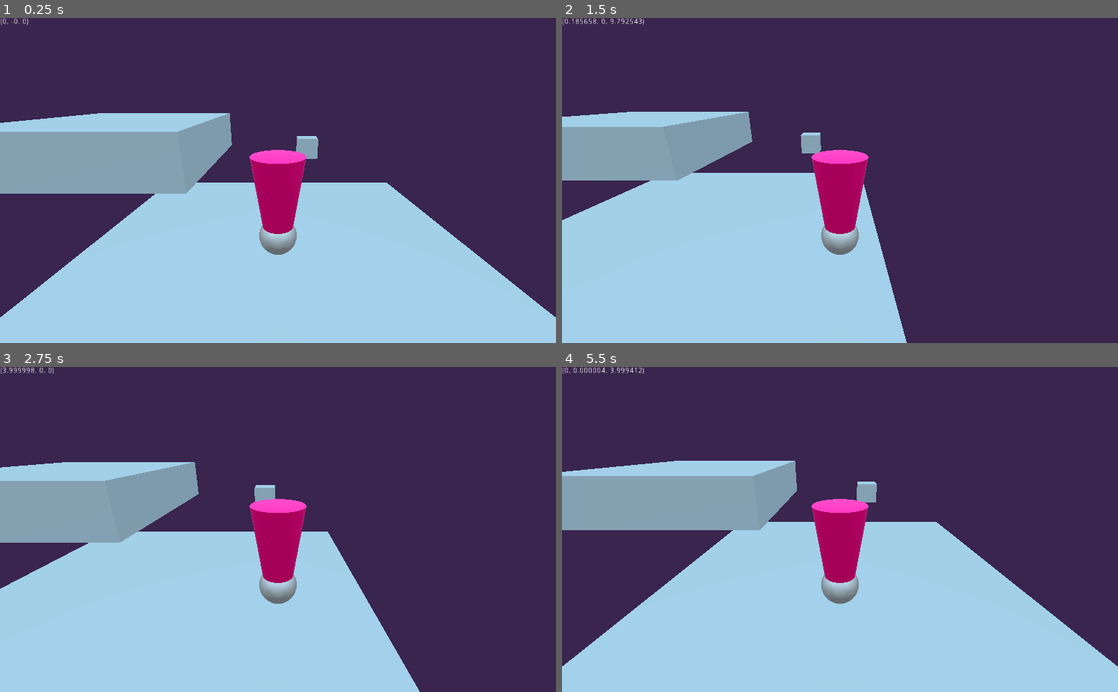
Above: before the commit, frames 1-4 (two rows, left to right).
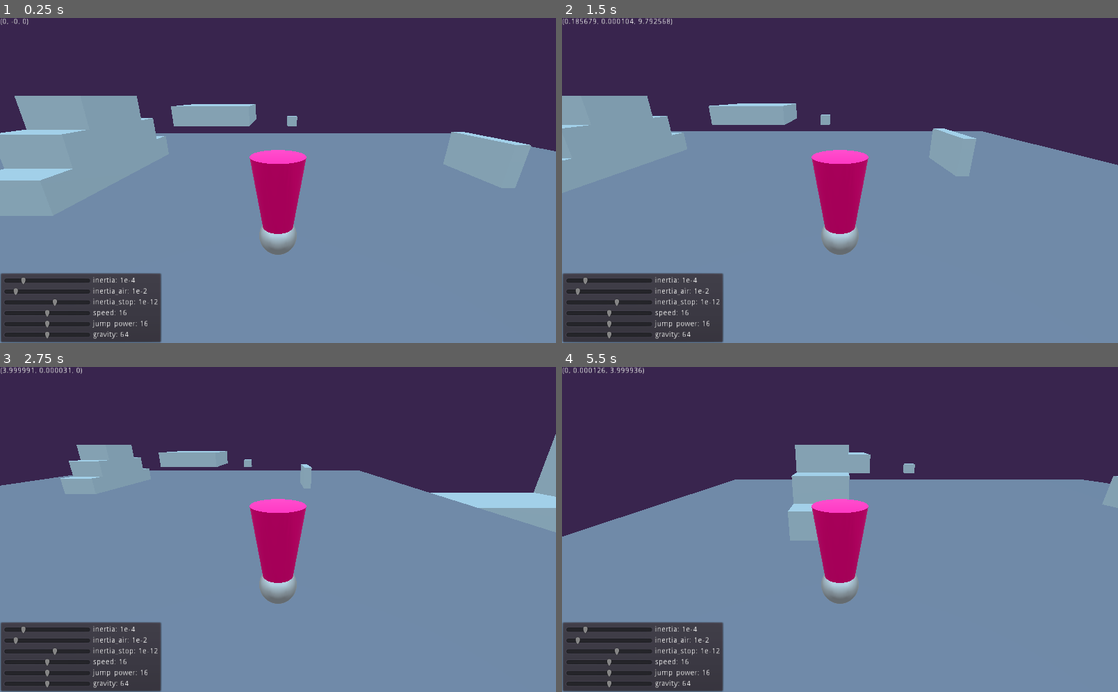
Above: after the commit, the same moments.

Repository: Sobsz/jumpy-game
Game: Godot game, scene res://TestLevel.tscn
Same seed, same stepped clock (60 frames per second), same inputs: the game is played once before the commit and once after it.
Inputs:
- Up to frame 1 (0.25 s): no input
- Up to frame 2 (1.5 s): tap Enter at 0.5 s; hold D (move_right) 0.53-1.28 s; hold Shift (move_slow) 0.53-1.28 s; tap Space (move_jump) at 0.77 s; hold S (move_backward) from 1.28 s (still down); tap Shift (move_slow) at 1.35 s
- Up to frame 3 (2.75 s): tap Space (move_jump) at 1.52 s; release S (move_backward) at 2.03 s; hold D (move_right) from 2.03 s (still down); hold Shift (move_slow) from 2.03 s (still down)
- Up to frame 4 (5.5 s): release D (move_right) at 2.78 s; release Shift (move_slow) at 2.78 s; hold W (move_forward) 2.78-3.53 s; tap Shift (move_slow) at 2.85, 4.35 s; tap Space (move_jump) at 3.02, 3.77, 4.52 s; hold Shift (move_slow) 3.53-4.28 s; hold A (move_left) 3.53-5.03 s; hold S (move_backward) from 5.03 s (still down); hold Shift (move_slow) from 5.03 s (still down)

The runs differ from the first frame. In frame 1, 59% of the frame differs, in the area x 0-100%, y 23-100%; in frame 2, 60%; in frame 3, 60%; in frame 4, 62%, in the area x 0-100%, y 0-100%.

Commit message:
set up momentum value test environment

Diff:
--- /dev/null
+++ b/MovementSettings.gd
@@ -0,0 +1,10 @@
+extends PanelContainer
+
+func _process(delta):
+	for i in self.get_child(0).get_children():
+		if i.name.begins_with("inertia"):
+			i.get_node("Label").text = i.name + ": 1e-" + str(i.get_node("Slider").value)
+			$"%Player".set(i.name, pow(10, -i.get_node("Slider").value))
+		else:
+			i.get_node("Label").text = i.name + ": " + str(i.get_node("Slider").value)
+			$"%Player".set(i.name, i.get_node("Slider").value)
--- a/TestLevel.tscn
+++ b/TestLevel.tscn
@@ -1,9 +1,10 @@
-[gd_scene load_steps=12 format=2]
+[gd_scene load_steps=14 format=2]
 
 [ext_resource path="res://Player.gd" type="Script" id=1]
 [ext_resource path="res://platform_box_collision.tres" type="Shape" id=2]
 [ext_resource path="res://platform_box_mesh.tres" type="CubeMesh" id=3]
 [ext_resource path="res://VelocityDisplay.gd" type="Script" id=4]
+[ext_resource path="res://MovementSettings.gd" type="Script" id=5]
 
 [sub_resource type="CylinderShape" id=1]
 radius = 0.25
@@ -38,6 +39,9 @@
 radius = 0.375
 height = 0.75
 
+[sub_resource type="SpatialMaterial" id=14]
+albedo_color = Color( 0.682353, 0.658824, 0.717647, 1 )
+
 [sub_resource type="ProceduralSky" id=13]
 
 [sub_resource type="Environment" id=12]
@@ -72,7 +76,7 @@
 [node name="Level" type="Spatial" parent="."]
 
 [node name="StaticBody" type="StaticBody" parent="Level"]
-transform = Transform( 4, 0, 0, 0, 1, 0, 0, 0, 4, 0, 0, 0 )
+transform = Transform( 16, 0, 0, 0, 1, 0, 0, 0, 16, 0, 0, 0 )
 
 [node name="CollisionShape" type="CollisionShape" parent="Level/StaticBody"]
 transform = Transform( 1, 0, 0, 0, 1, 0, 0, 0, 1, 0, -1, 0 )
@@ -81,9 +85,10 @@
 [node name="MeshInstance" type="MeshInstance" parent="Level/StaticBody/CollisionShape"]
 mesh = ExtResource( 3 )
 skeleton = NodePath("../..")
+material/0 = SubResource( 14 )
 
 [node name="StaticBody2" type="StaticBody" parent="Level"]
-transform = Transform( 4, 0, 0, 0, 1, 0, 0, 0, 4, -7, 1, -7 )
+transform = Transform( 4, 0, 0, 0, 1, 0, 0, 0, 4, -7, 1, -25 )
 
 [node name="CollisionShape" type="CollisionShape" parent="Level/StaticBody2"]
 shape = ExtResource( 2 )
@@ -93,12 +98,82 @@
 skeleton = NodePath("../../../StaticBody2")
 
 [node name="StaticBody3" type="StaticBody" parent="Level"]
-transform = Transform( 0.5, 0, 0, 0, 0.5, 0, 0, 0, 0.5, 1.5, 0.5, -8 )
+transform = Transform( 0.5, 0, 0, 0, 0.5, 0, 0, 0, 0.5, 1.5, 0.5, -21.5 )
 
 [node name="CollisionShape" type="CollisionShape" parent="Level/StaticBody3"]
 shape = ExtResource( 2 )
 
 [node name="MeshInstance" type="MeshInstance" parent="Level/StaticBody3/CollisionShape"]
+mesh = ExtResource( 3 )
+skeleton = NodePath("../../../StaticBody2")
+
+[node name="StaticBody4" type="StaticBody" parent="Level"]
+transform = Transform( 1, 0, 0, 0, 0.5, 0, 0, 0, 3.5, -7, 0.5, -5 )
+
+[node name="CollisionShape" type="CollisionShape" parent="Level/StaticBody4"]
+shape = ExtResource( 2 )
+
+[node name="MeshInstance" type="MeshInstance" parent="Level/StaticBody4/CollisionShape"]
+mesh = ExtResource( 3 )
+skeleton = NodePath("../../../StaticBody2")
+
+[node name="StaticBody5" type="StaticBody" parent="Level"]
+transform = Transform( 1, 0, 0, 0, 0.5, 0, 0, 0, 2.5, -7, 1.5, -5 )
+
+[node name="CollisionShape" type="CollisionShape" parent="Level/StaticBody5"]
+shape = ExtResource( 2 )
+
+[node name="MeshInstance" type="MeshInstance" parent="Level/StaticBody5/CollisionShape"]
+mesh = ExtResource( 3 )
+skeleton = NodePath("../../../StaticBody2")
+
+[node name="StaticBody6" type="StaticBody" parent="Level"]
+transform = Transform( 1, 0, 0, 0, 0.5, 0, 0, 0, 1.5, -7, 2.5, -5 )
+
+[node name="CollisionShape" type="CollisionShape" parent="Level/StaticBody6"]
+shape = ExtResource( 2 )
+
+[node name="MeshInstance" type="MeshInstance" parent="Level/StaticBody6/CollisionShape"]
+mesh = ExtResource( 3 )
+skeleton = NodePath("../../../StaticBody2")
+
+[node name="StaticBody7" type="StaticBody" parent="Level"]
+transform = Transform( 10, 0, 0, 0, 1, 0, 0, 0, 2, 26, -1, 0 )
+
+[node name="CollisionShape" type="CollisionShape" parent="Level/StaticBody7"]
+shape = ExtResource( 2 )
+
+[node name="MeshInstance" type="MeshInstance" parent="Level/StaticBody7/CollisionShape"]
+mesh = ExtResource( 3 )
+skeleton = NodePath("../../../StaticBody2")
+
+[node name="StaticBody8" type="StaticBody" parent="Level"]
+transform = Transform( 0.5, 0, 0, 0, 3, 0, 0, 0, 2, 23.5, 3, 0 )
+
+[node name="CollisionShape" type="CollisionShape" parent="Level/StaticBody8"]
+shape = ExtResource( 2 )
+
+[node name="MeshInstance" type="MeshInstance" parent="Level/StaticBody8/CollisionShape"]
+mesh = ExtResource( 3 )
+skeleton = NodePath("../../../StaticBody2")
+
+[node name="StaticBody9" type="StaticBody" parent="Level"]
+transform = Transform( 0.5, 0, 0, 0, 3, 0, 0, 0, 2, 31.5, 3, 0 )
+
+[node name="CollisionShape" type="CollisionShape" parent="Level/StaticBody9"]
+shape = ExtResource( 2 )
+
+[node name="MeshInstance" type="MeshInstance" parent="Level/StaticBody9/CollisionShape"]
+mesh = ExtResource( 3 )
+skeleton = NodePath("../../../StaticBody2")
+
+[node name="StaticBody10" type="StaticBody" parent="Level"]
+transform = Transform( 0.25, 0, 0, 0, 0.75, 0, 0, 0, 1.5, 8, 0.75, -5 )
+
+[node name="CollisionShape" type="CollisionShape" parent="Level/StaticBody10"]
+shape = ExtResource( 2 )
+
+[node name="MeshInstance" type="MeshInstance" parent="Level/StaticBody10/CollisionShape"]
 mesh = ExtResource( 3 )
 skeleton = NodePath("../../../StaticBody2")
 
@@ -106,10 +181,131 @@
 environment = SubResource( 12 )
 
 [node name="Debug" type="Control" parent="."]
-margin_right = 40.0
-margin_bottom = 40.0
+anchor_right = 1.0
+anchor_bottom = 1.0
 
 [node name="VelocityDisplay" type="Label" parent="Debug"]
-margin_right = 40.0
 margin_bottom = 14.0
 script = ExtResource( 4 )
+
+[node name="MovementSettings" type="PanelContainer" parent="Debug"]
+anchor_top = 1.0
+anchor_bottom = 1.0
+grow_vertical = 0
+script = ExtResource( 5 )
+
+[node name="VBoxContainer" type="VBoxContainer" parent="Debug/MovementSettings"]
+margin_left = 7.0
+margin_top = 7.0
+margin_right = 171.0
+margin_bottom = 123.0
+
+[node name="inertia" type="HBoxContainer" parent="Debug/MovementSettings/VBoxContainer"]
+margin_right = 164.0
+margin_bottom = 16.0
+
+[node name="Slider" type="HSlider" parent="Debug/MovementSettings/VBoxContainer/inertia"]
+margin_right = 160.0
+margin_bottom = 16.0
+rect_min_size = Vector2( 160, 0 )
+max_value = 20.0
+step = 0.2
+value = 4.0
+
+[node name="Label" type="Label" parent="Debug/MovementSettings/VBoxContainer/inertia"]
+margin_left = 164.0
+margin_top = 1.0
+margin_right = 164.0
+margin_bottom = 15.0
+
+[node name="inertia_air" type="HBoxContainer" parent="Debug/MovementSettings/VBoxContainer"]
+margin_top = 20.0
+margin_right = 164.0
+margin_bottom = 36.0
+
+[node name="Slider" type="HSlider" parent="Debug/MovementSettings/VBoxContainer/inertia_air"]
+margin_right = 160.0
+margin_bottom = 16.0
+rect_min_size = Vector2( 160, 0 )
+max_value = 20.0
+step = 0.2
+value = 2.0
+
+[node name="Label" type="Label" parent="Debug/MovementSettings/VBoxContainer/inertia_air"]
+margin_left = 164.0
+margin_top = 1.0
+margin_right = 164.0
+margin_bottom = 15.0
+
+[node name="inertia_stop" type="HBoxContainer" parent="Debug/MovementSettings/VBoxContainer"]
+margin_top = 40.0
+margin_right = 164.0
+margin_bottom = 56.0
+
+[node name="Slider" type="HSlider" parent="Debug/MovementSettings/VBoxContainer/inertia_stop"]
+margin_right = 160.0
+margin_bottom = 16.0
+rect_min_size = Vector2( 160, 0 )
+max_value = 20.0
+step = 0.2
+value = 12.0
+
+[node name="Label" type="Label" parent="Debug/MovementSettings/VBoxContainer/inertia_stop"]
+margin_left = 164.0
+margin_top = 1.0
+margin_right = 164.0
+margin_bottom = 15.0
+
+[node name="speed" type="HBoxContainer" parent="Debug/MovementSettings/VBoxContainer"]
+margin_top = 60.0
+margin_right = 164.0
+margin_bottom = 76.0
+
+[node name="Slider" type="HSlider" parent="Debug/MovementSettings/VBoxContainer/speed"]
+margin_right = 160.0
+margin_bottom = 16.0
+rect_min_size = Vector2( 160, 0 )
+max_value = 32.0
+value = 16.0
+
+[node name="Label" type="Label" parent="Debug/MovementSettings/VBoxContainer/speed"]
+margin_left = 164.0
+margin_top = 1.0
+margin_right = 164.0
+margin_bottom = 15.0
+
+[node name="jump_power" type="HBoxContainer" parent="Debug/MovementSettings/VBoxContainer"]
+margin_top = 80.0
+margin_right = 164.0
+margin_bottom = 96.0
+
+[node name="Slider" type="HSlider" parent="Debug/MovementSettings/VBoxContainer/jump_power"]
+margin_right = 160.0
+margin_bottom = 16.0
+rect_min_size = Vector2( 160, 0 )
+max_value = 32.0
+value = 16.0
+
+[node name="Label" type="Label" parent="Debug/MovementSettings/VBoxContainer/jump_power"]
+margin_left = 164.0
+margin_top = 1.0
+margin_right = 164.0
+margin_bottom = 15.0
+
+[node name="gravity" type="HBoxContainer" parent="Debug/MovementSettings/VBoxContainer"]
+margin_top = 100.0
+margin_right = 164.0
+margin_bottom = 116.0
+
+[node name="Slider" type="HSlider" parent="Debug/MovementSettings/VBoxContainer/gravity"]
+margin_right = 160.0
+margin_bottom = 16.0
+rect_min_size = Vector2( 160, 0 )
+max_value = 128.0
+value = 64.0
+
+[node name="Label" type="Label" parent="Debug/MovementSettings/VBoxContainer/gravity"]
+margin_left = 164.0
+margin_top = 1.0
+margin_right = 164.0
+margin_bottom = 15.0
Not shown, changed: html5/jumpy-game.html
Not shown, changed: html5/jumpy-game.pck
